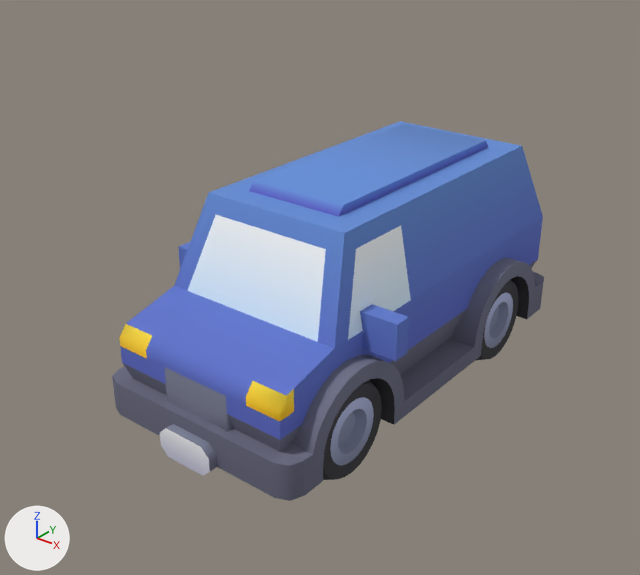
The glTF model assets-src/raw/car-van.glb as it was, and as the next commit left it.
Camera for both pictures: a camera (50 mm lens) standing at (2.78, -3.75, 2.89) and looking at (-0.06, -0.2, 0.69). Arrows for +X, +Y and +Z are at lower left; the lights stay in place. The first picture is the older version. Where no turn or scale is listed for an object, it has been applied to the vertices. Vertices at exactly the same position are counted once.

Objects in the first picture: 'body', 'wheel-back-left', 'wheel-front-left'.
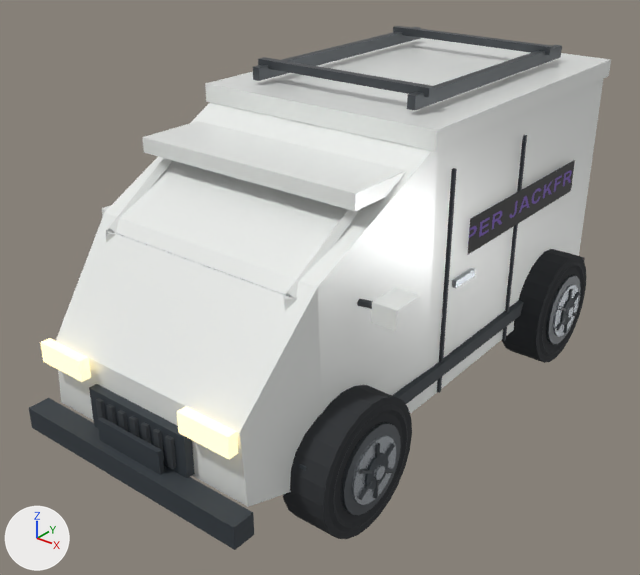
Diff of the bpy script that builds the scene:
```diff
--- a/assets-src/raw/car-van.glb.py
+++ b/assets-src/raw/car-van.glb.py
@@ me_wheel_front_left @@
-me_wheel_front_left.from_pydata(...)  # 216 vertices, 332 faces; spans x -0.05..0.3, y -0.3..0.3, z -0.3..0.3
-me_wheel_front_left.materials.append(mat_colormap)
+me_wheel_front_left.from_pydata(...)  # 472 vertices, 828 faces; spans x -0.178..0.12, y -0.35..0.35, z -0.35..0.35
+# me_wheel_front_left part 1: the loose piece of 120 vertices spanning x -0.05..0.3, y -0.3..0.3, z -0.3..0.3 is rebuilt with 52 vertices and now spans x -0.12..0.12, y -0.35..0.35, z -0.35..0.35, in mat_car_rubber (dark grey #2c2f32)
+# me_wheel_front_left part 2: the loose piece of 48 vertices spanning x 0.3, y -0.181..0.181, z -0.181..0.181 is deleted
+# me_wheel_front_left part 3: the loose piece of 48 vertices spanning x 0.25..0.3, y -0.12..0.12, z -0.12..0.12 is deleted
+# other edits to the shape of me_wheel_front_left do not show in these pictures
+me_wheel_front_left.materials.append(mat_car_rubber)  # dark grey #2c2f32
+me_wheel_front_left.materials.append(mat_car_dark_metal)  # dark grey #4d5257
+me_wheel_front_left.materials.append(mat_car_metal)  # light grey #c4cad0
+me_wheel_front_left.materials.append(mat_car_trim)  # dark grey #353c42
@@ ob_wheel_front_right @@
 ob_wheel_front_right = bpy.data.objects.new('wheel-front-right', me_wheel_front_right)
-ob_wheel_front_right.location = (-0.3, -0.76, 0.3)
+ob_wheel_front_right.parent = ob_body
+ob_wheel_front_right.location = (0.76, -1.0, 0.35)
@@ ob_wheel_front_left @@
 ob_wheel_front_left = bpy.data.objects.new('wheel-front-left', me_wheel_front_left)
+ob_wheel_front_left.parent = ob_body
 ob_wheel_front_left.location = (0.3, -0.76, 0.3)
@@ ob_wheel_back_right @@
 ob_wheel_back_right = bpy.data.objects.new('wheel-back-right', me_wheel_front_right)
-ob_wheel_back_right.location = (-0.3, 0.76, 0.3)
+ob_wheel_back_right.location = (0.76, 1.05, 0.35)
@@ ob_wheel_back_left @@
 ob_wheel_back_left = bpy.data.objects.new('wheel-back-left', me_wheel_front_left)
-ob_wheel_back_left.location = (0.3, 0.76, 0.3)
+ob_wheel_back_left.parent = ob_body
+ob_wheel_back_left.location = (-0.76, 1.05, 0.35)
@@ ob_body @@
-ob_body = bpy.data.objects.new('body', me_body)
-ob_body.location = (0.0, -0.1, 0.2)
+ob_body = bpy.data.objects.new('body', None)
+ob_body.location = (0.0, 0.0, 0.0)
@@ ob_body_detail @@
+ob_body_detail = bpy.data.objects.new('body-detail', me_body_detail)  # 470 vertices, 650 faces; spans x -0.96..0.96, y -1.73..1.76, z 0.2..1.9; in mat_car_paint_white (white #f1f3f1), mat_car_glass (dark blue #4d6176), mat_car_trim (dark grey #353c42), mat_car_metal (light grey #c4cad0), mat_car_dark_metal (dark grey #4d5257), mat_label_super_jackfruit (picture img_image_0), mat_car_headlight (beige #fff5d3, glowing beige #ffeaad), mat_car_taillight (red #d3241d, glowing red #e71910), mat_car_paint (white #f1f3f1)
+ob_body_detail.location = (0.0, 0.0, 0.0)
```

Where the change shows, as pixel boxes [x1, y1, x2, y2] in the pictures (640 x 575 px):
'body-detail', added
    after: [29, 26, 611, 550]
    faces in mat_car_paint_white (white #f1f3f1): [56, 38, 611, 507]
    faces in mat_car_trim (dark grey #353c42): [29, 135, 585, 550]
    faces in mat_car_dark_metal (dark grey #4d5257): [96, 26, 562, 469]
    faces in mat_label_super_jackfruit (picture img_image_0): [467, 160, 575, 255]
    faces in mat_car_headlight (beige #fff5d3, glowing beige #ffeaad): [40, 338, 238, 459]
'body', no longer drawn (blue)
    before: [112, 121, 544, 501]
'wheel-front-right', moved (not visible before)
    after: [283, 385, 412, 539]
'wheel-back-right', moved (not visible before)
    after: [502, 249, 586, 363]
'wheel-front-left', moved (not visible afterwards)
    before: [323, 380, 382, 480]
'wheel-back-left', reshaped, moved (not visible afterwards)
    before: [475, 280, 519, 361]
part 1 of me_wheel_front_left, rebuilt (not visible afterwards)
    before: [323, 280, 519, 480]
part 2 of me_wheel_front_left, deleted
    before: [330, 293, 513, 466]
part 3 of me_wheel_front_left, deleted
    before: [338, 302, 508, 454]
